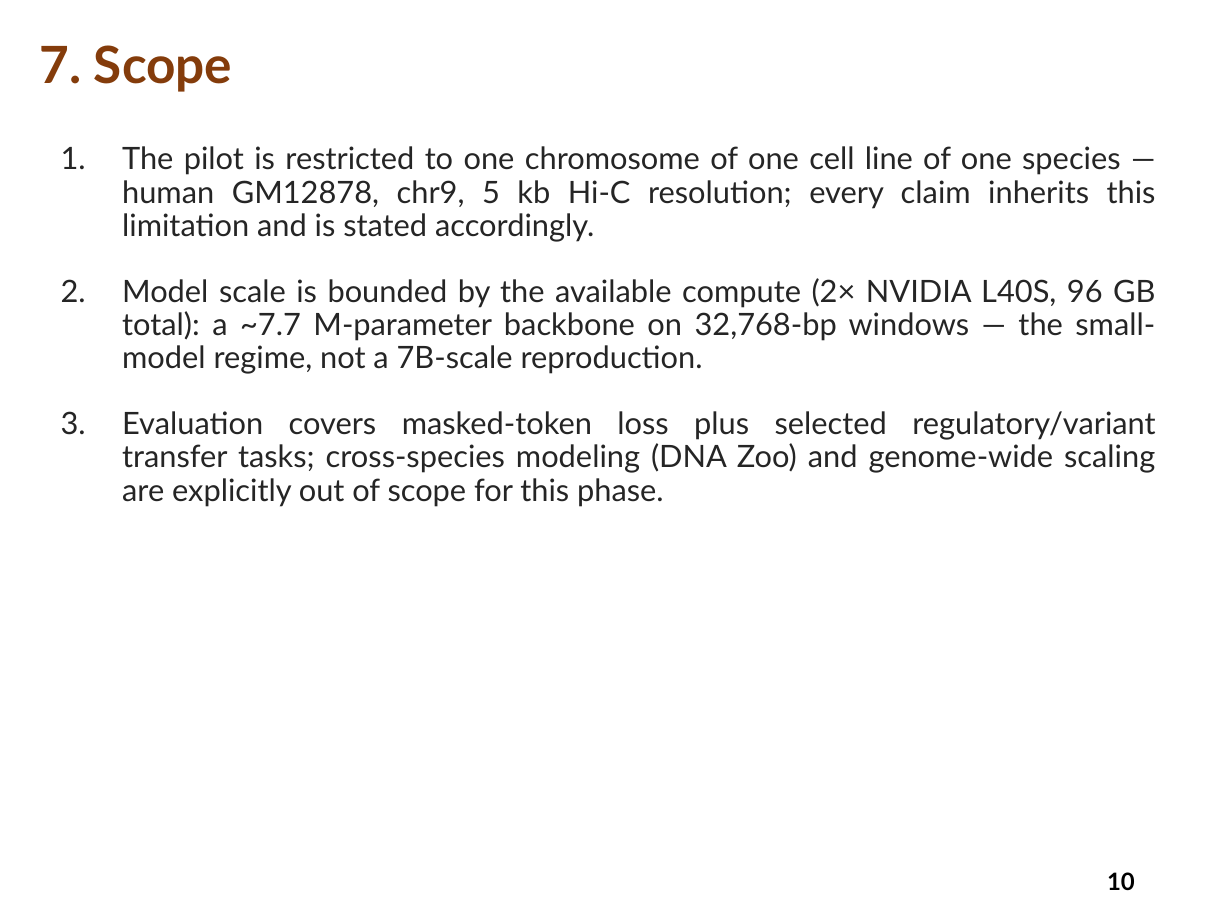
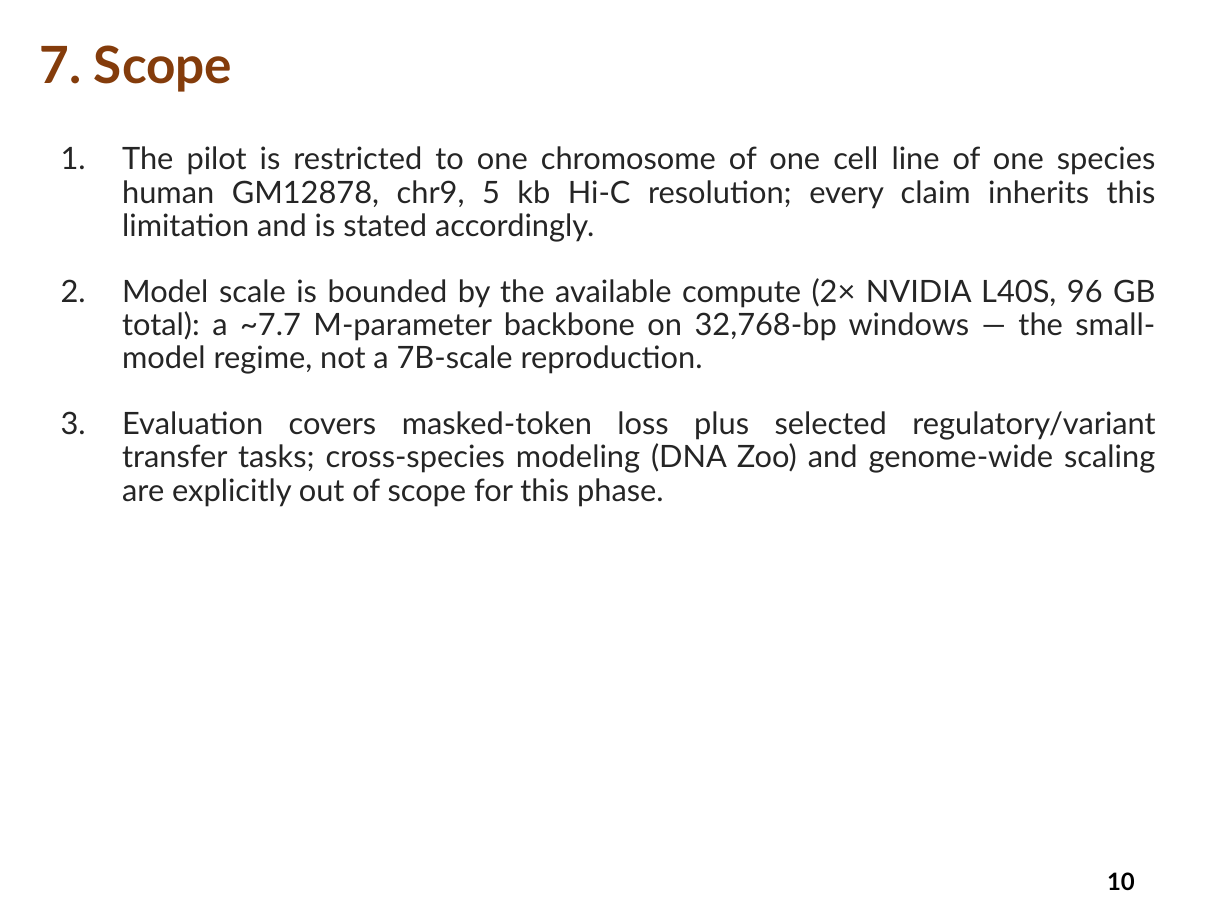
Before and after one commit to charansaiponnada/3D-Chromatin-Aware-Genomic-FM, a slide deck: slide 10 of presentations/Mini_Project_Review_0.pptx. Drawn at 1232x924 pixels with LibreOffice and Linux fonts; fonts in the diff are those of the drawing. Boxes give left, top, right and bottom in pixels: in the first picture for what was removed or moved away, otherwise in the second. Text is boxed around its words. In the diff, an @@ line names an element or a change of style, - is before the commit and + after.

```diff
--- a/presentations/Mini_Project_Review_0.pptx
+++ b/presentations/Mini_Project_Review_0.pptx
@@ text at (x1=122, y1=146, x2=1156, y2=242): text changed @@
-1. The pilot is restricted to one chromosome of one cell line of one species — human GM12878, chr9, 5 kb Hi-C resolution; every claim inherits this limitation and is stated accordingly.
+1. The pilot is restricted to one chromosome of one cell line of one species human GM12878, chr9, 5 kb Hi-C resolution; every claim inherits this limitation and is stated accordingly.
```
Also in this commit, not shown: 10 other slides changed, 7 other files.
